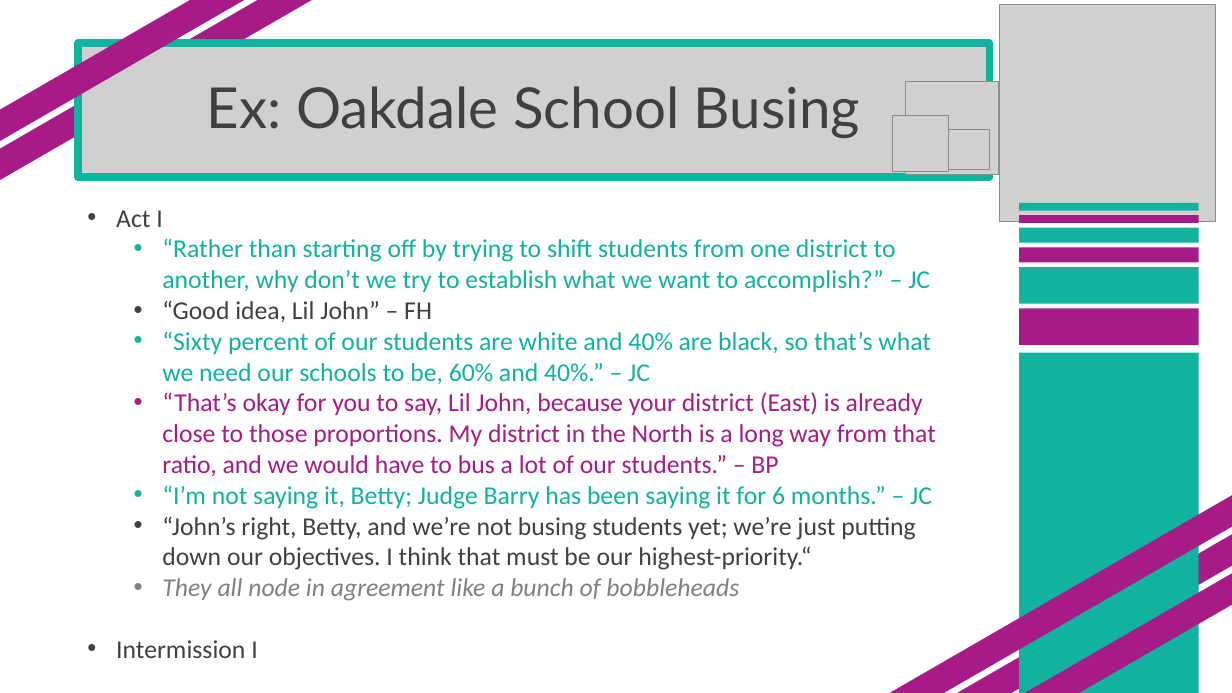
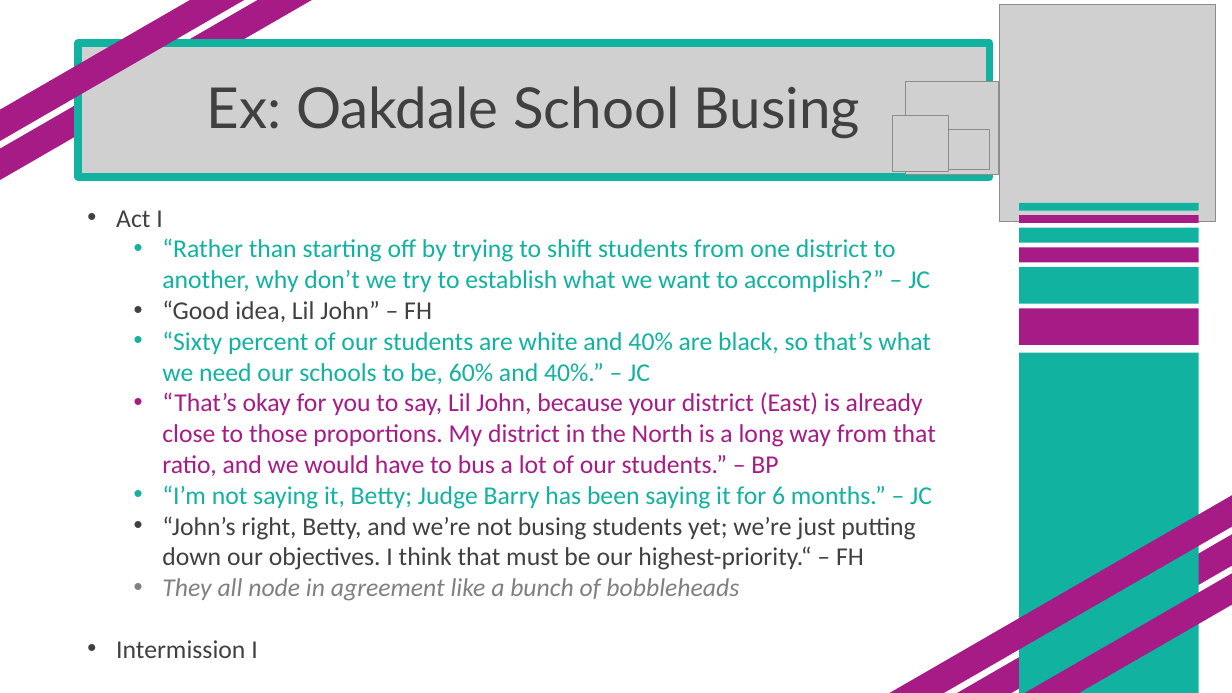
Before and after one commit to SuperMarioGiacomazzo/STOR305_WEBSITE, a slide deck: slide 10 of Lectures/Lecture 16/Lecture 16.pptx (slide 3 before the commit). Drawn at 1232x693 pixels with LibreOffice and Linux fonts; fonts in the diff are those of the drawing; grey boxes stand for pictures. Boxes give left, top, right and bottom in pixels: in the first picture for what was removed or moved away, otherwise in the second. Text is boxed around its words. In the diff, an @@ line names an element or a change of style, - is before the commit and + after.

```diff
--- a/Lectures/Lecture 16/Lecture 16.pptx
+++ b/Lectures/Lecture 16/Lecture 16.pptx
@@ text at <box>162,516,916,570</box>: text changed @@
-  • “John’s right, Betty, and we’re not busing students yet; we’re just putting down our objectives. I think that must be our highest-priority.“
+  • “John’s right, Betty, and we’re not busing students yet; we’re just putting down our objectives. I think that must be our highest-priority.“ – FH
```
Also in this commit, not shown: 2 other slides changed, 11 slides added, 57 other files.
